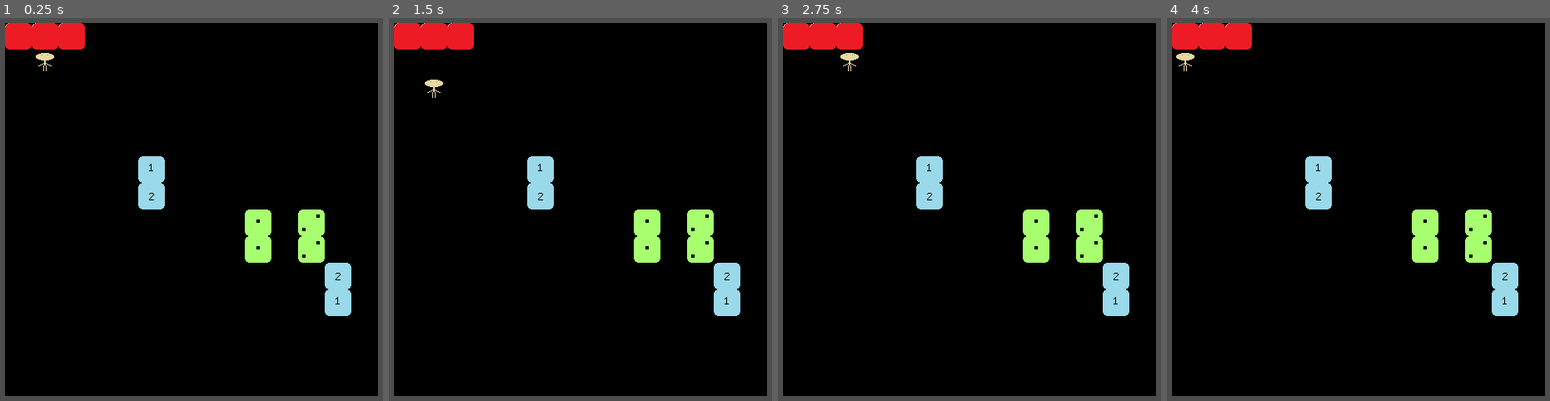
Above: before the commit, frames 1-4 (left to right).
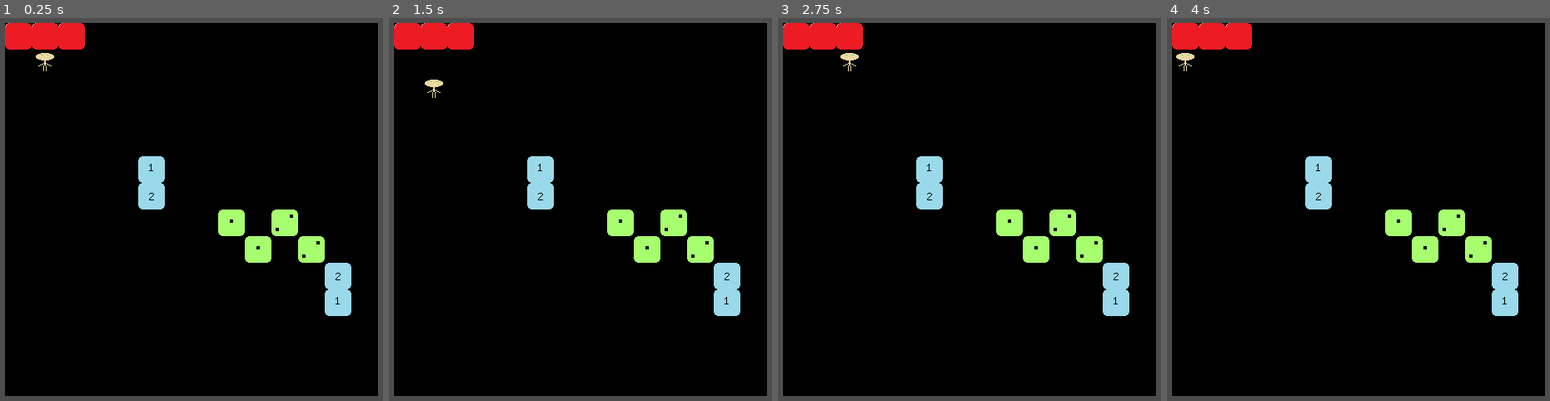
Above: after the commit, the same moments.

Repository: mrSun421/sudokoban
Game: Godot game, scene res://levels/level.tscn
Two runs of this game, one before a commit and one after it. Both use one fixed random seed, a clock stepped at 60 frames per second and the inputs below. The project has no main scene, so this scene is started directly.
Inputs:
- Up to frame 1 (0.25 s): no input
- Up to frame 2 (1.5 s): tap Enter at 0.5 s; hold Right (move_right) 0.53-1.28 s; tap R (reset_level) at 1.25 s; hold Down (move_down) from 1.28 s (still down)
- Up to frame 3 (2.75 s): tap R (reset_level) at 2 s; release Down (move_down) at 2.03 s; hold Right (move_right) from 2.03 s (still down)
- Up to frame 4 (4 s): tap R (reset_level) at 2.75, 3.5 s; release Right (move_right) at 2.78 s; hold Up (move_up) 2.78-3.53 s; hold Left (move_left) from 3.53 s (still down)

The runs differ from the first frame. In frame 1, 1.8% of the frame differs, in the area x 56-85%, y 50-57%; in frame 2, 1.8%; in frame 3, 1.8%; in frame 4, 1.8%.

Commit message:
fixed unique square check and added getset logic to levelinitData

Diff:
--- a/game_assets/level_initialization_data.gd
+++ b/game_assets/level_initialization_data.gd
@@ -1,7 +1,14 @@
+@tool
 extends Resource
 class_name LevelInitializationData
 
-@export var level_size: Vector2i
+@export var level_size: Vector2i:
+    get:
+        return level_size
+    set(size):
+        level_size = size.clamp(Vector2i(1, 1), Vector2i(100, 100))
+        changed.emit()
+
 @export var initial_box_data: Array[BoxData]
 @export var square_data: Array[SquareData]
 @export var wall_positions: Array[Vector2i]
--- a/level_resources/level1.tres
+++ b/level_resources/level1.tres
@@ -27,12 +27,12 @@
 [sub_resource type="Resource" id="Resource_adi2y"]
 script = ExtResource("3_hkkiw")
 id = 1
-positions = Array[Vector2i]([Vector2i(9, 7), Vector2i(9, 8)])
+positions = Array[Vector2i]([Vector2i(8, 7), Vector2i(9, 8)])
 
 [sub_resource type="Resource" id="Resource_3k5gd"]
 script = ExtResource("3_hkkiw")
 id = 2
-positions = Array[Vector2i]([Vector2i(11, 7), Vector2i(11, 8)])
+positions = Array[Vector2i]([Vector2i(10, 7), Vector2i(11, 8)])
 
 [resource]
 script = ExtResource("2_ck8py")
--- a/levels/interactables.gd
+++ b/levels/interactables.gd
@@ -58,6 +58,8 @@
 		for pos in positions:
 			var box_index = current_box_positions.find(pos)
 			if box_index < 0:
+				return false
+			if box_values_on_square.has(boxes[box_index].value):
 				return false
 			else:
 				box_values_on_square.append(boxes[box_index].value)
